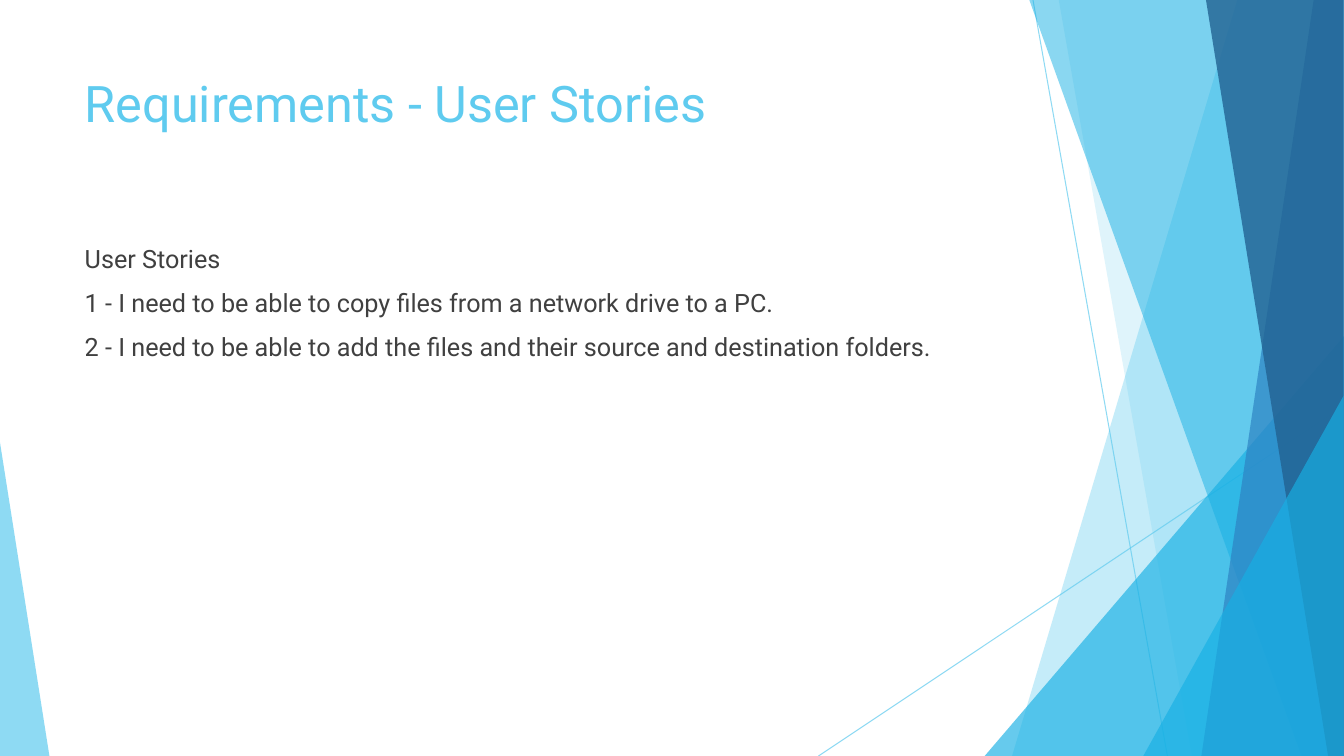
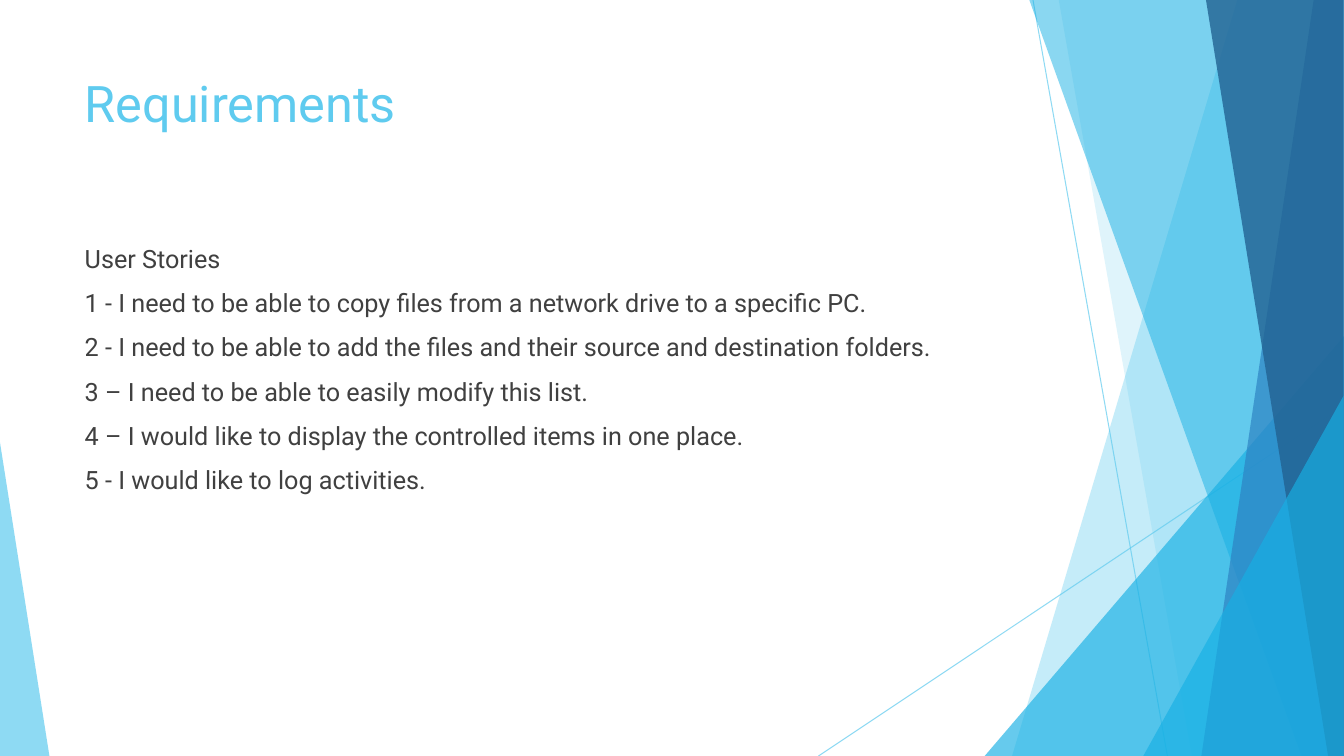
Before and after one commit to elliae01/Pargon-PHP-File-Updater-, a slide deck: slide 3 of FileControlSystem- - Erickson,Elliott,New,Bell,Regenold.pptx. Drawn at 1344x756 pixels with LibreOffice and Linux fonts; fonts in the diff are those of the drawing. Boxes give left, top, right and bottom in pixels: in the first picture for what was removed or moved away, otherwise in the second. Text is boxed around its words. In the diff, an @@ line names an element or a change of style, - is before the commit and + after.

Commit message:
Updated Requirements slide

```diff
--- a/FileControlSystem- - Erickson,Elliott,New,Bell,Regenold.pptx
+++ b/FileControlSystem- - Erickson,Elliott,New,Bell,Regenold.pptx
@@ title at (x1=85, y1=85, x2=396, y2=132): text changed @@
-Requirements - User Stories
+Requirements
@@ text at (x1=85, y1=293, x2=866, y2=318): text changed @@
-1 - I need to be able to copy files from a network drive to a PC.
+1 - I need to be able to copy files from a network drive to a specific PC.
@@ text at (x1=85, y1=382, x2=743, y2=495): paragraphs added @@
+3 – I need to be able to easily modify this list.
+4 – I would like to display the controlled items in one place.
+5 - I would like to log activities.
```
Also in this commit, not shown: 2 other slides changed.
